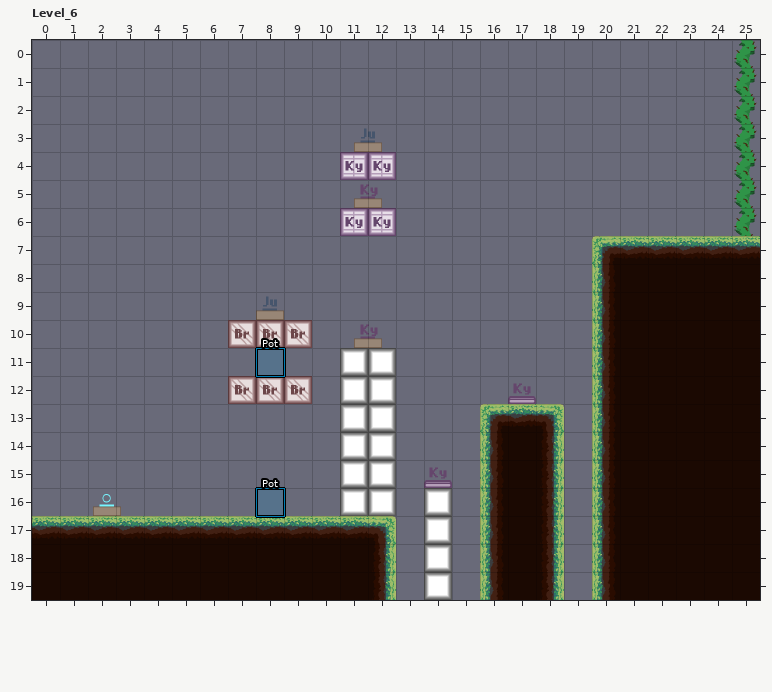
LDtk project, stored at assets/data/tilestest2.ldtk. The picture above is the old version.
Cells are 60x60 px. Shown: Level_6 x 0..25, y 0..19. The commit also changed other parts of the map, which this record leaves out.
Once edited:
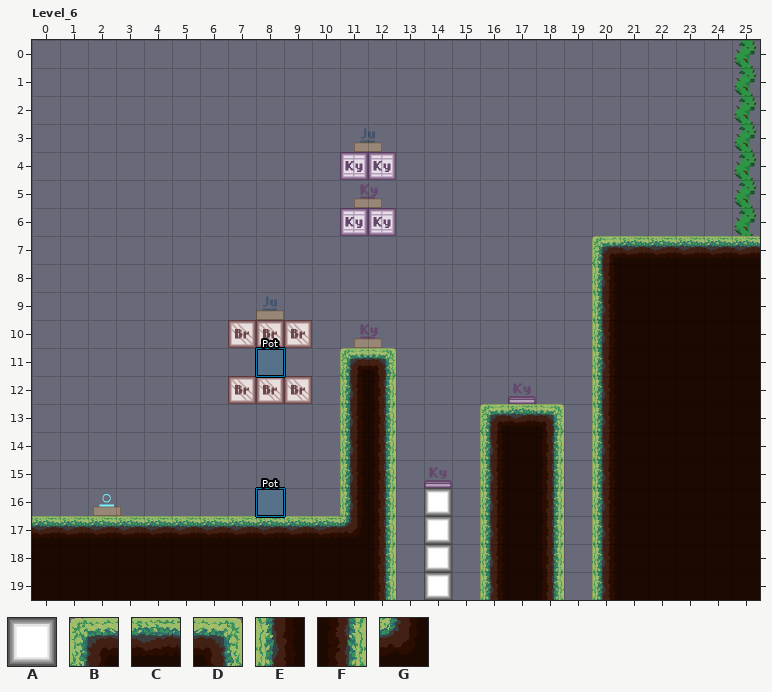
Key: from "Tilestest2": A 1, B 20, C 21, D 22, E 23, F 28, G 37.
_ is an empty cell.
Changes in this commit:
{"where": "layer \"Tiles\""}
{"y":11,"x":11,"old":"AA","new":"BD"}
{"y":12,"x":11,"old":"AA","new":"EF"}
{"y":13,"x":11,"old":"AA","new":"EF"}
{"y":14,"x":11,"old":"AA","new":"EF"}
{"y":15,"x":11,"old":"AA","new":"EF"}
{"y":16,"x":11,"old":"AA","new":"EF"}
{"y":17,"x":11,"old":"CD","new":"GF"}
{"label":"changed","picture_box":[340,348,396,544]}
